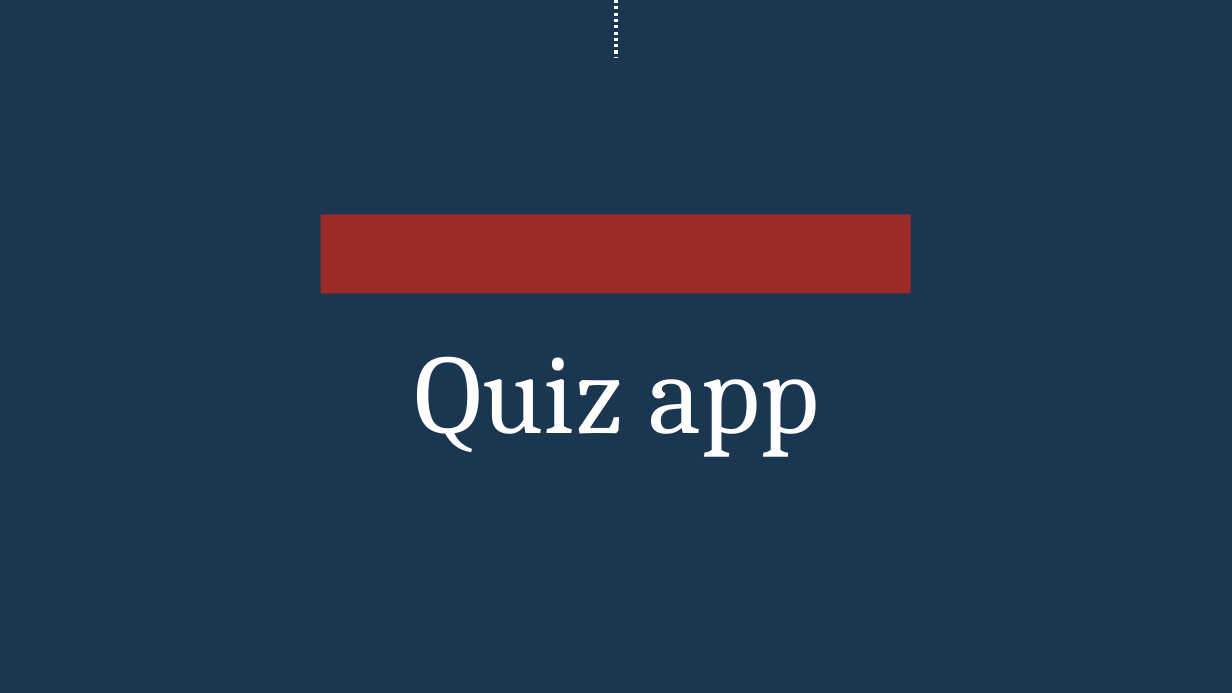
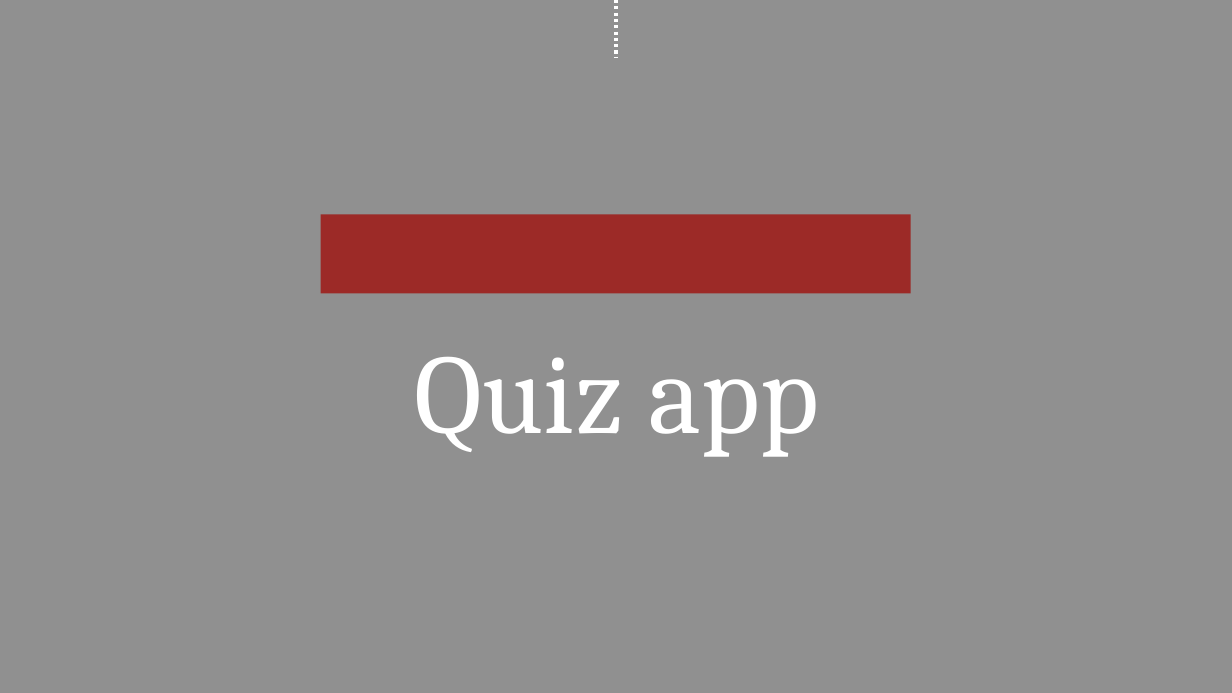
Before and after one commit to gkalidas/project_quiz_app, a slide deck: slide 5 of quizapp.pptx (slide 1 before the commit). Drawn at 1232x693 pixels with LibreOffice and Linux fonts; fonts in the diff are those of the drawing; background and template pictures are left out. Boxes give left, top, right and bottom in pixels: in the first picture for what was removed or moved away, otherwise in the second. Text is boxed around its words. In the diff, an @@ line names an element or a change of style, - is before the commit and + after.

```diff
--- a/quizapp.pptx
+++ b/quizapp.pptx
@@ background #1B3651 to #414141 at 58% opacity @@
```
Also in this commit, not shown: 6 other slides changed, 6 slides added, 2 slides removed.
